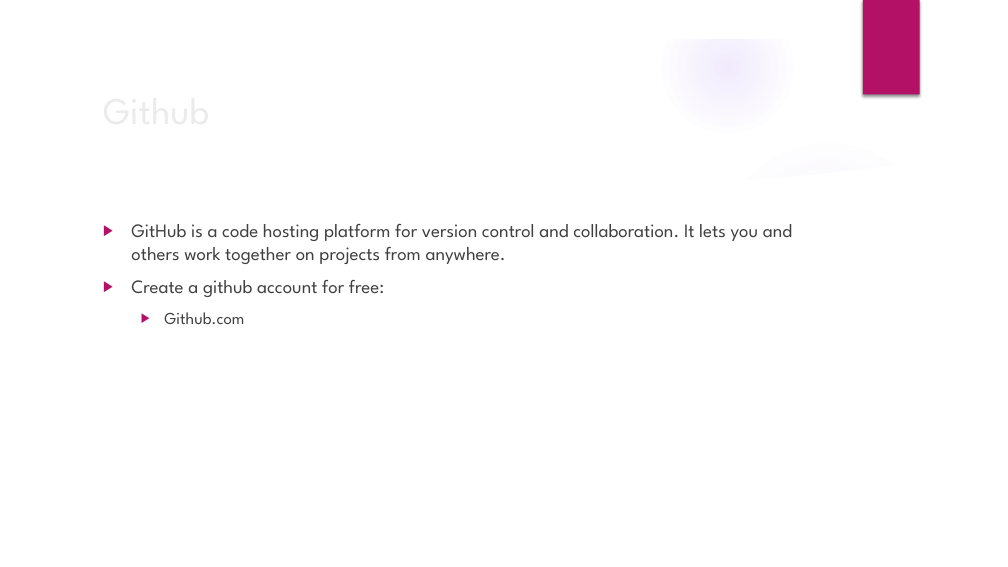
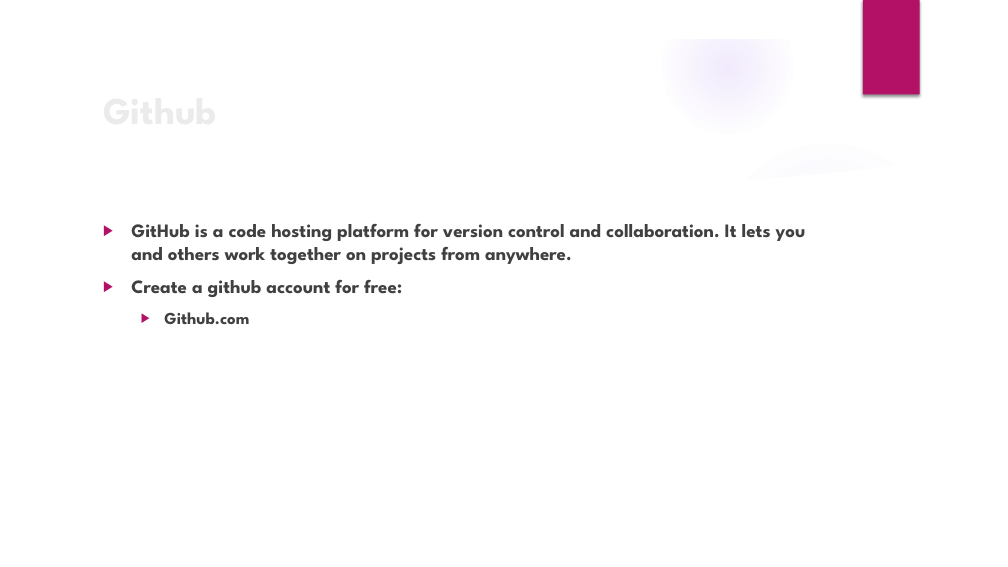
Before and after one commit to jlam323/Web-Workshop1, a slide deck: slide 9 of WesternCybersecurity.pptx (slide 7 before the commit). Drawn at 1008x567 pixels with LibreOffice and Linux fonts; fonts in the diff are those of the drawing; background and template pictures are left out. Boxes give left, top, right and bottom in pixels: in the first picture for what was removed or moved away, otherwise in the second. Text is boxed around its words. In the diff, an @@ line names an element or a change of style, - is before the commit and + after.

```diff
--- a/WesternCybersecurity.pptx
+++ b/WesternCybersecurity.pptx
@@ title "Github" at <box>95,80,820,138</box>: bold on @@
@@ text "GitHub is a code hosting ..." at <box>131,224,806,324</box>: bold on @@
```
Also in this commit, not shown: 6 other slides changed, 1 other file.
